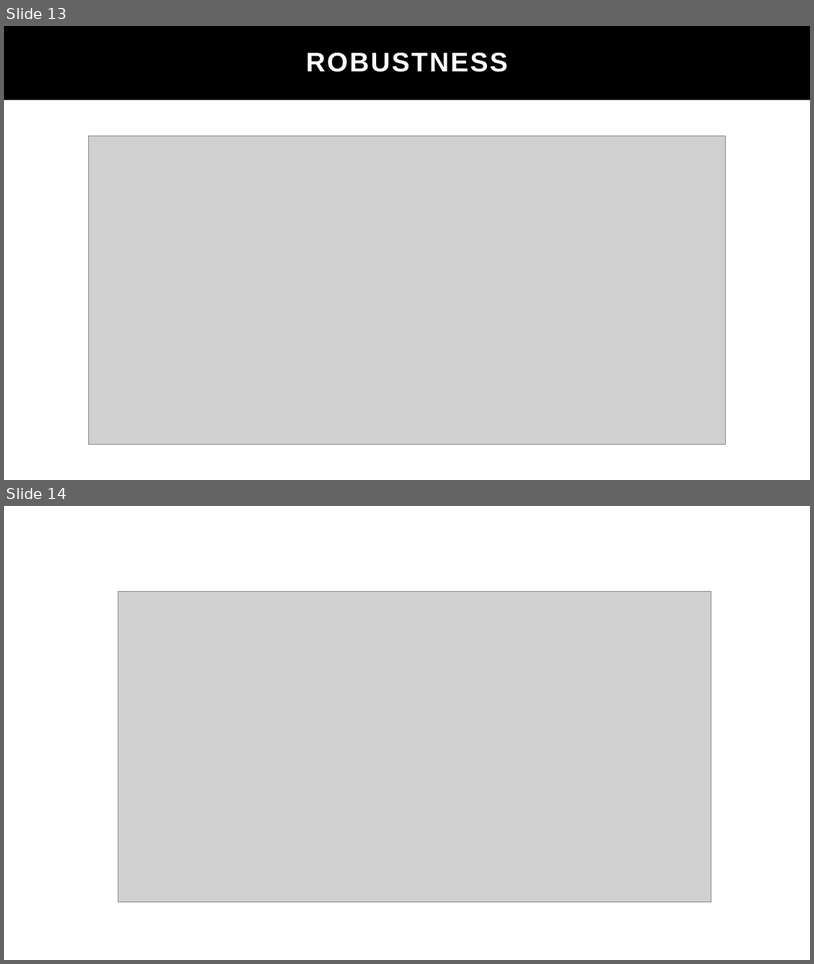
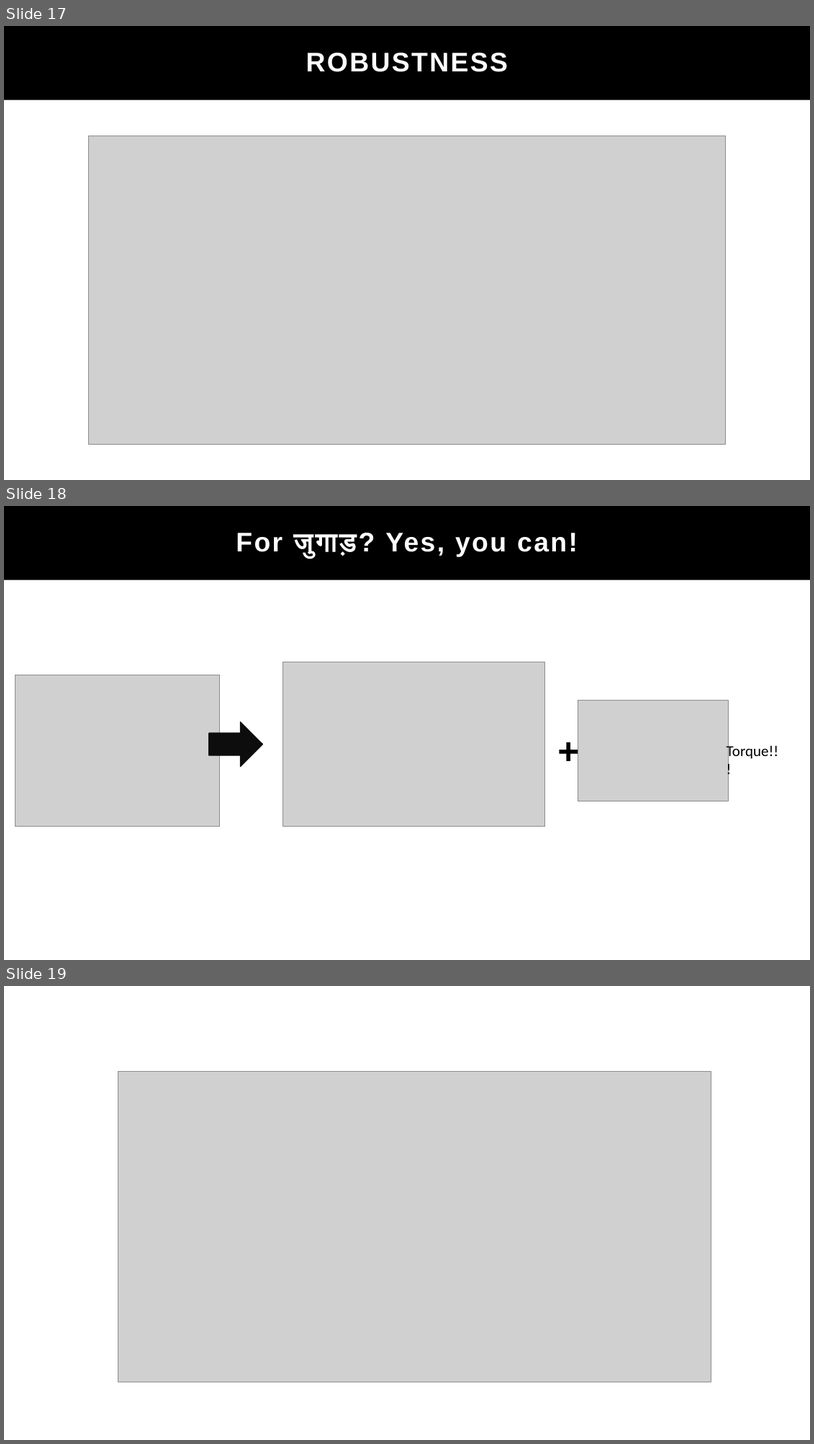
Before and after one commit to parangeomkar/stm32, a slide deck: ppt.pptx. Shown one above the other, each under a label of ours: slides 13 and 14 before the commit, slides 17, 18 and 19 after it. The pictures are 814x964 and 814x1444 pixels, drawn with LibreOffice and Linux fonts; fonts in the diff are those of the drawing; grey boxes stand for pictures. Boxes give left, top, right and bottom in pixels: in the first picture for what was removed or moved away, otherwise in the second. Text is boxed around its words. In the diff, an @@ line names an element or a change of style, - is before the commit and + after.

```diff
--- a/ppt.pptx
+++ b/ppt.pptx
@@ slide 18 added at [4,506,810,960], background #FFFFFF @@
@@ rectangle added at [4,506,312,960], fill #0D0D0D @@
@@ rectangle added at [4,506,404,960], fill #FFFFFF @@
@@ rectangle added at [4,506,810,580], fill #000000 @@
@@ text added at [236,533,578,559], 32 pt, text #FFFFFF, bold @@
+For जुगाड़? Yes, you can!
@@ picture added at [15,674,220,826] @@
@@ picture added at [283,662,545,826] @@
@@ picture added at [578,700,729,801] @@
@@ right arrow added at [209,722,263,767], fill #0D0D0D, outline #0D0D0D 1 pt @@
@@ text added at [544,729,593,775], 44 pt, text #000000, bold @@
++
@@ text added at [727,744,779,761], 18 pt, text #000000 @@
+Torque!!!
@@ what was slide 13 is now slide 17 @@
@@ what was slide 14 is now slide 19 @@
```
Also in this commit, not shown: 4 slides changed, 4 other slides added.
